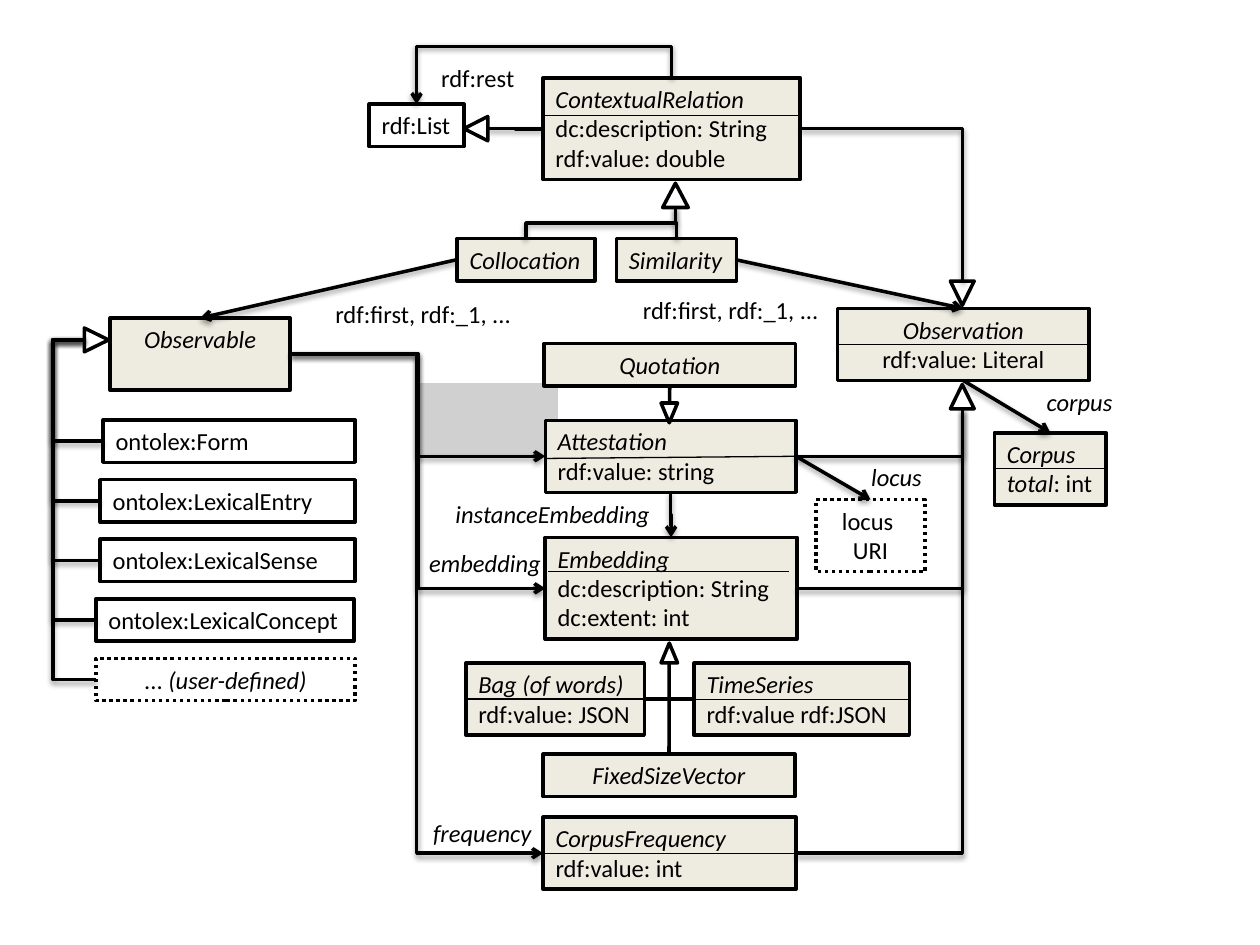
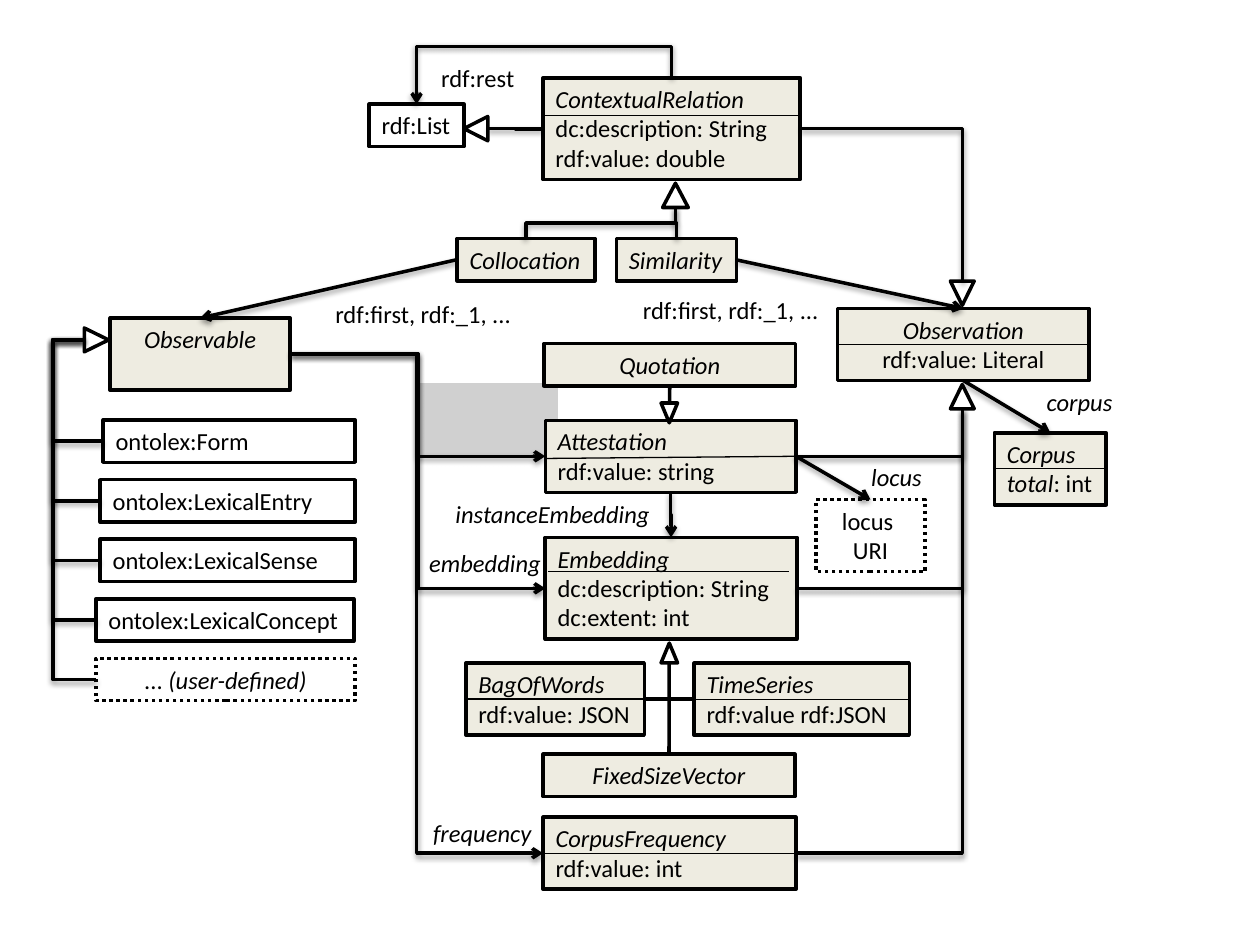
Before and after one commit to ontolex/frequency-attestation-corpus-information, a slide deck: slide 10 of img/source.pptx. Drawn at 1260x945 pixels with LibreOffice and Linux fonts; fonts in the diff are those of the drawing; grey boxes stand for pictures. Boxes give left, top, right and bottom in pixels: in the first picture for what was removed or moved away, otherwise in the second. Text is boxed around its words. In the diff, an @@ line names an element or a change of style, - is before the commit and + after.

Commit message:
minor

```diff
--- a/img/source.pptx
+++ b/img/source.pptx
@@ text in rectangle at box(478, 676, 604, 699): text changed @@
-Bag (of words)
+BagOfWords
```
